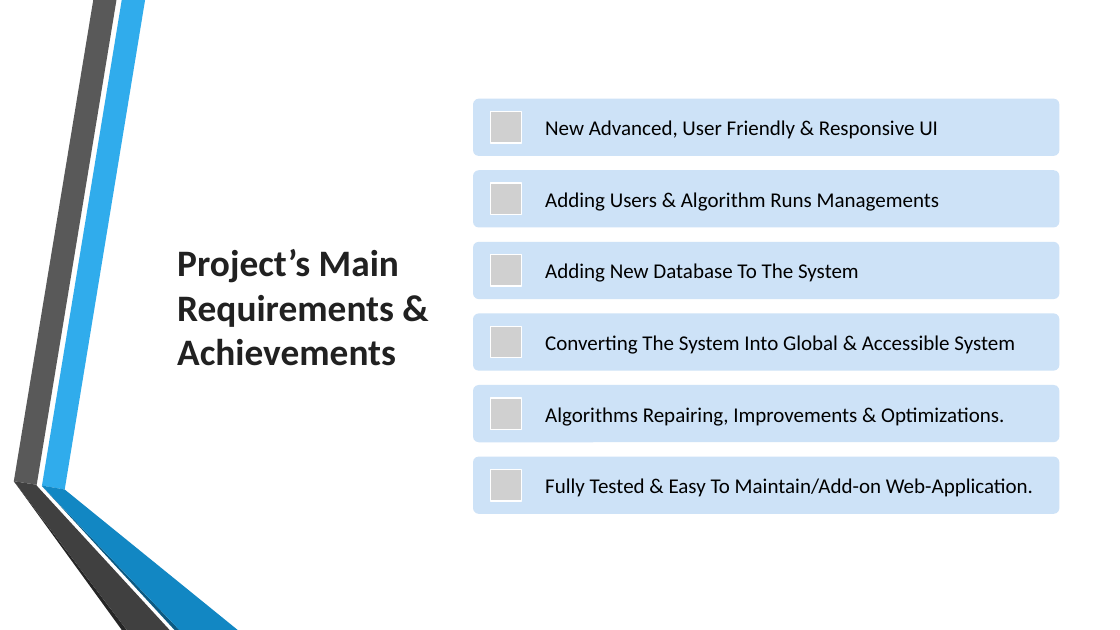
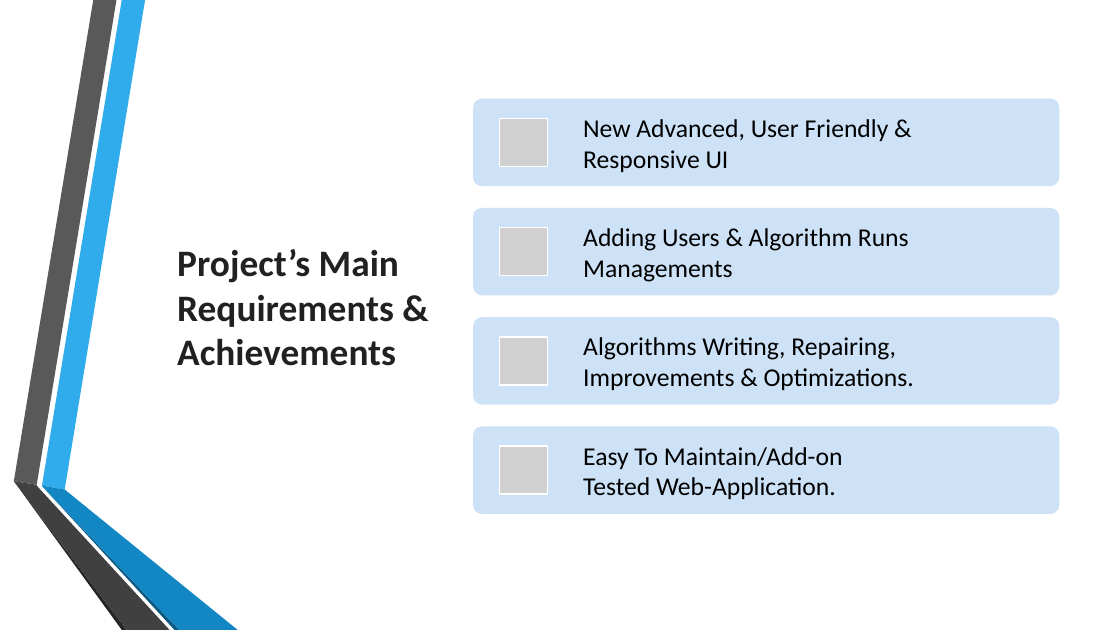
Before and after one commit to csbarak/MolOpt_Students_2023, a slide deck: slide 4 of Documents/Molopt - Full Project Presentation.pptx. Drawn at 1120x630 pixels with LibreOffice and Linux fonts; fonts in the diff are those of the drawing; grey boxes stand for pictures; background and template pictures are left out. Boxes give left, top, right and bottom in pixels: in the first picture for what was removed or moved away, otherwise in the second. Text is boxed around its words. In the diff, an @@ line names an element or a change of style, - is before the commit and + after.

```diff
--- a/Documents/Molopt - Full Project Presentation.pptx
+++ b/Documents/Molopt - Full Project Presentation.pptx
@@ rounded rectangle resized from (x1=473, y1=98, x2=1060, y2=155) to (x1=473, y1=99, x2=1060, y2=187) @@
@@ picture added at (x1=500, y1=118, x2=548, y2=166) @@
@@ text "New Advanced, User Friendly & ..." moved from (x1=545, y1=120, x2=938, y2=139) to (x1=583, y1=119, x2=889, y2=172) @@
@@ text "New Advanced, User Friendly & ..." at (x1=583, y1=119, x2=889, y2=172): size 18 to 22 pt; more space between paragraphs @@
@@ rounded rectangle resized from (x1=473, y1=242, x2=1060, y2=299) to (x1=473, y1=208, x2=1060, y2=296) @@
@@ text "Adding Users & Algorithm Runs ..." at (x1=583, y1=228, x2=909, y2=282): size 18 to 22 pt; more space between paragraphs @@
@@ text "Adding Users & Algorithm Runs ..." moved from (x1=545, y1=192, x2=939, y2=211) to (x1=583, y1=228, x2=909, y2=282) @@
@@ picture resized from (x1=491, y1=183, x2=522, y2=214) to (x1=500, y1=228, x2=548, y2=276) @@
@@ rounded rectangle resized from (x1=473, y1=313, x2=1060, y2=371) to (x1=473, y1=318, x2=1060, y2=405) @@
@@ picture resized from (x1=491, y1=255, x2=522, y2=286) to (x1=500, y1=337, x2=548, y2=385) @@
@@ text at (x1=583, y1=337, x2=914, y2=390): text changed; size 18 to 22 pt @@
-Algorithms Repairing, Improvements & Optimizations.
+Algorithms Writing, Repairing, Improvements & Optimizations.
@@ rounded rectangle resized from (x1=473, y1=457, x2=1060, y2=514) to (x1=473, y1=427, x2=1060, y2=514) @@
@@ picture resized from (x1=491, y1=326, x2=522, y2=357) to (x1=500, y1=446, x2=548, y2=494) @@
@@ text at (x1=583, y1=447, x2=843, y2=499): text changed; size 18 to 22 pt @@
-Fully Tested & Easy To Maintain/Add-on Web-Application.
+Easy To Maintain/Add-on
+Tested Web-Application.
@@ group removed at (x1=473, y1=112, x2=1060, y2=501): 3 pictures, 2 rounded rectangles, 2 texts @@
-Adding New Database To The System
-Converting The System Into Global & Accessible System
```
Also in this commit, not shown: 5 other slides changed, 1 slide added, 1 slide removed.
